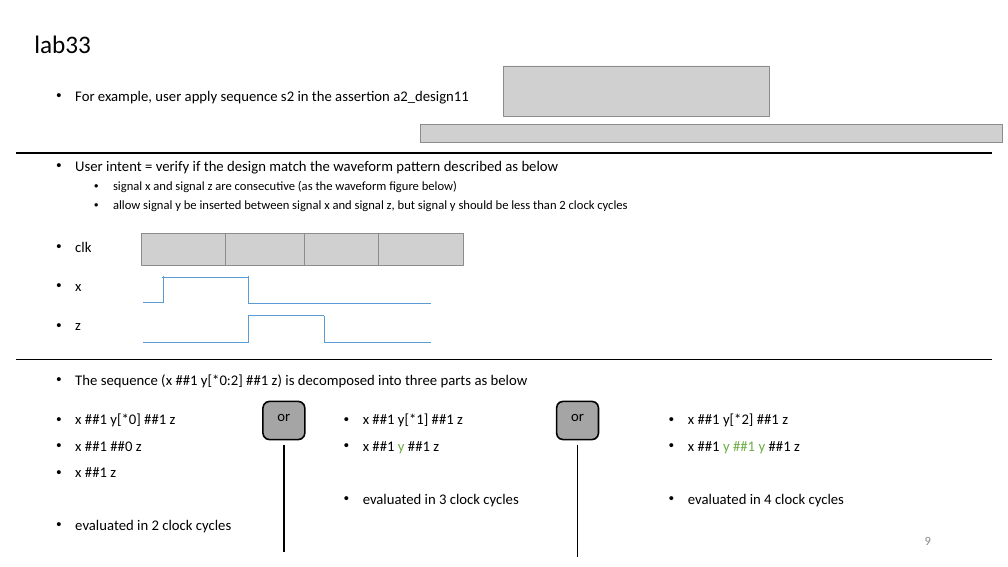
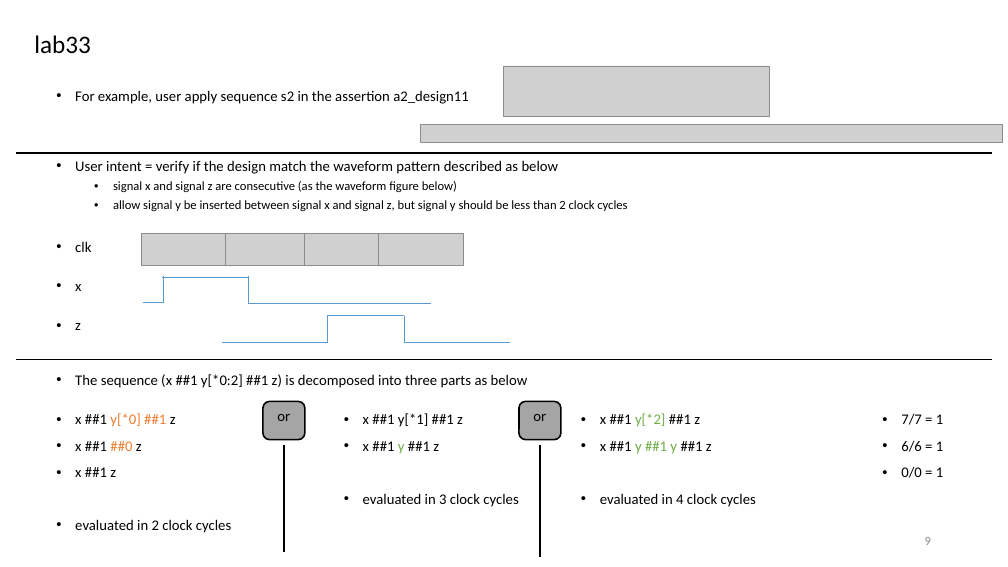
Before and after one commit to r06942072/study_sv, a slide deck: slide 9 of note.pptx. Drawn at 1008x567 pixels with LibreOffice and Linux fonts; fonts in the diff are those of the drawing; grey boxes stand for pictures. Boxes give left, top, right and bottom in pixels: in the first picture for what was removed or moved away, otherwise in the second. Text is boxed around its words. In the diff, an @@ line names an element or a change of style, - is before the commit and + after.

```diff
--- a/note.pptx
+++ b/note.pptx
@@ 5 lines moved together from (x1=143, y1=315, x2=431, y2=343) to (x1=222, y1=315, x2=510, y2=343) @@
@@ text at (x1=75, y1=413, x2=176, y2=451): text colour #000000 to #ED7D31 in "y[*0] ##1", "##0" @@
@@ rounded rectangle "or" moved from (x1=557, y1=402, x2=598, y2=439) to (x1=520, y1=402, x2=561, y2=439) @@
@@ text "x ##1 y[*2] ##1 z" moved from (x1=688, y1=413, x2=844, y2=507) to (x1=600, y1=413, x2=756, y2=507) @@
@@ text at (x1=600, y1=413, x2=700, y2=427): text colour #000000 to #70AD47 in "y[*2]" @@
@@ text added at (x1=901, y1=414, x2=943, y2=478), 14 pt, text #000000 @@
+• 7/7 = 1
+• 6/6 = 1
+• 0/0 = 1
@@ line moved from (578, 445) - (578, 557) to (540, 445) - (540, 557) @@
```
Also in this commit, not shown: 2 other slides changed, 2 other files.
